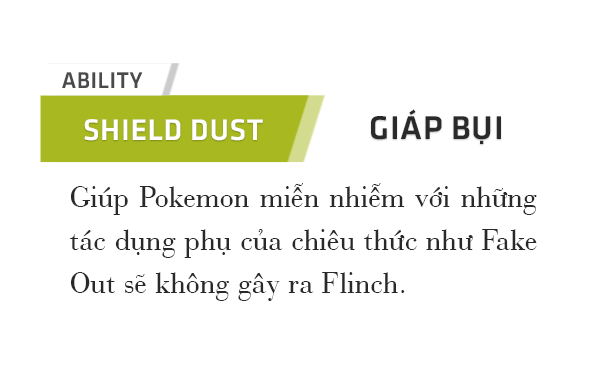
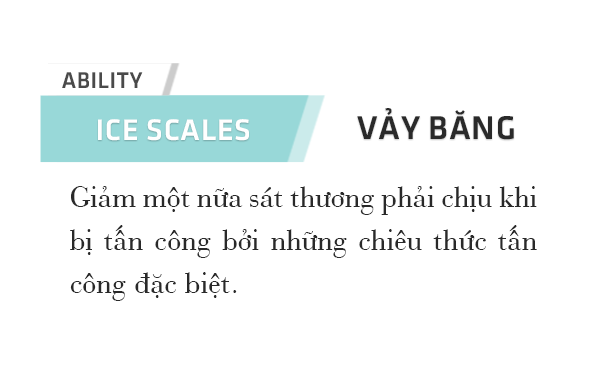
Comparing the layer stacks of the two 600 × 382 images. Changes:
renamed "Giúp Pokemon miễn nhiễm với những tác dụng phụ của chiêu thức n" to "Giảm một nữa sát thương phải chịu khi bị tấn công bởi những chi", painted on it over [70, 183, 537, 301]
renamed "GIÁP BỤI" to "VẢY BĂNG", painted on it over [357, 108, 514, 144]
renamed "SHIELD DUST" to "ICE SCALES", painted on it over [84, 119, 263, 141]
